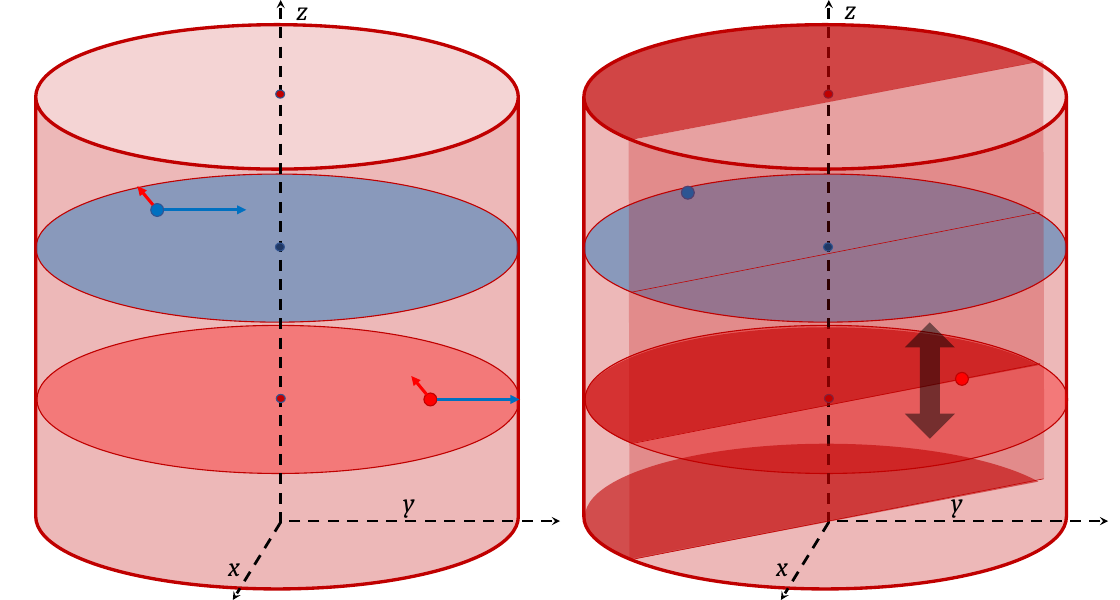
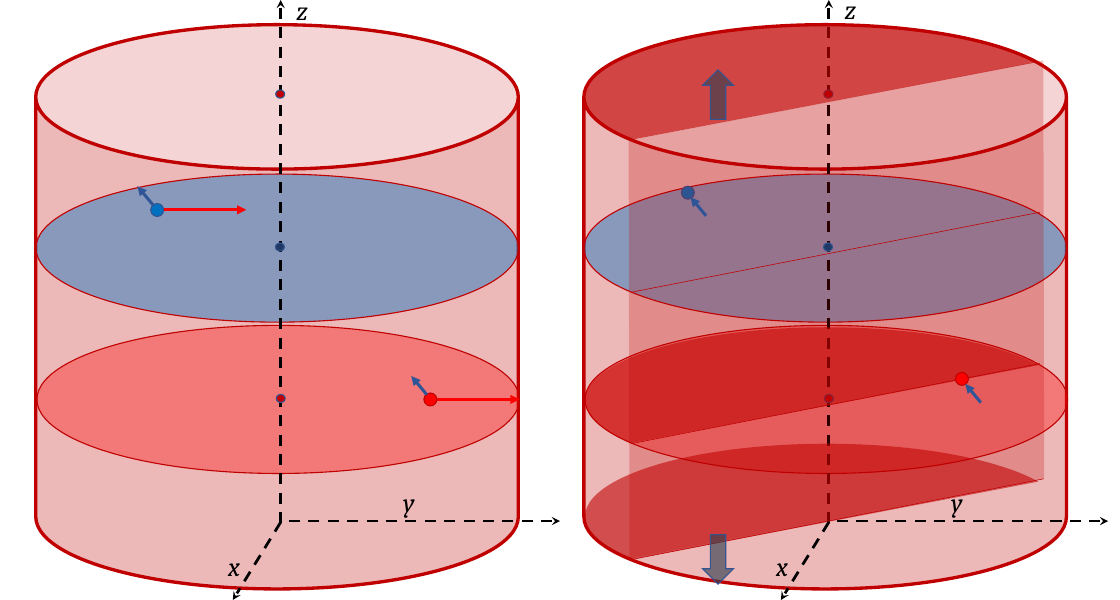
Before and after one commit to aabecker/SwarmPublications, a slide deck: slide 1 of journalWallFriction/pictures/pdf/Zaxis.pptx. Drawn at 1120x600 pixels with LibreOffice and Linux fonts; fonts in the diff are those of the drawing. Boxes give left, top, right and bottom in pixels: in the first picture for what was removed or moved away, otherwise in the second. Text is boxed around its words. In the diff, an @@ line names an element or a change of style, - is before the commit and + after.

```diff
--- a/journalWallFriction/pictures/pdf/Zaxis.pptx
+++ b/journalWallFriction/pictures/pdf/Zaxis.pptx
@@ down arrow added at (x1=702, y1=70, x2=733, y2=119), fill #333F50 at 64% opacity, outline #325491 1 pt @@
@@ arrow (153, 205) - (138, 186): stroke #FF0000 2.75 pt to #2F5597 2.75 pt @@
@@ arrow added from (706, 216) to (690, 197), #2F5597 2.75 pt @@
@@ arrow (164, 210) - (246, 210): stroke #0070C0 2.75 pt to #FF0000 2.75 pt @@
@@ up down arrow removed at (x1=905, y1=322, x2=954, y2=438) @@
@@ arrow (427, 394) - (411, 376): stroke #FF0000 2.75 pt to #2F5597 2.75 pt @@
@@ arrow added from (981, 402) to (966, 384), #2F5597 2.75 pt @@
@@ arrow (437, 399) - (519, 399): stroke #0070C0 2.75 pt to #FF0000 2.75 pt @@
@@ down arrow added at (x1=702, y1=534, x2=733, y2=584), fill #333F50 at 64% opacity, outline #325491 1 pt @@
```
Also in this commit, not shown: 21 other files.
